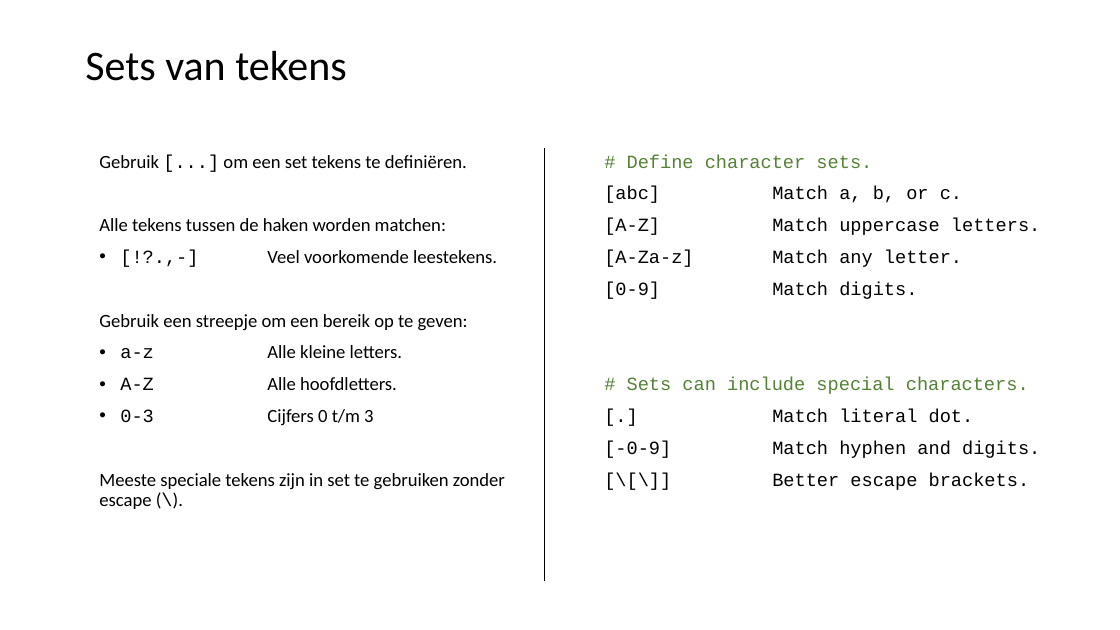
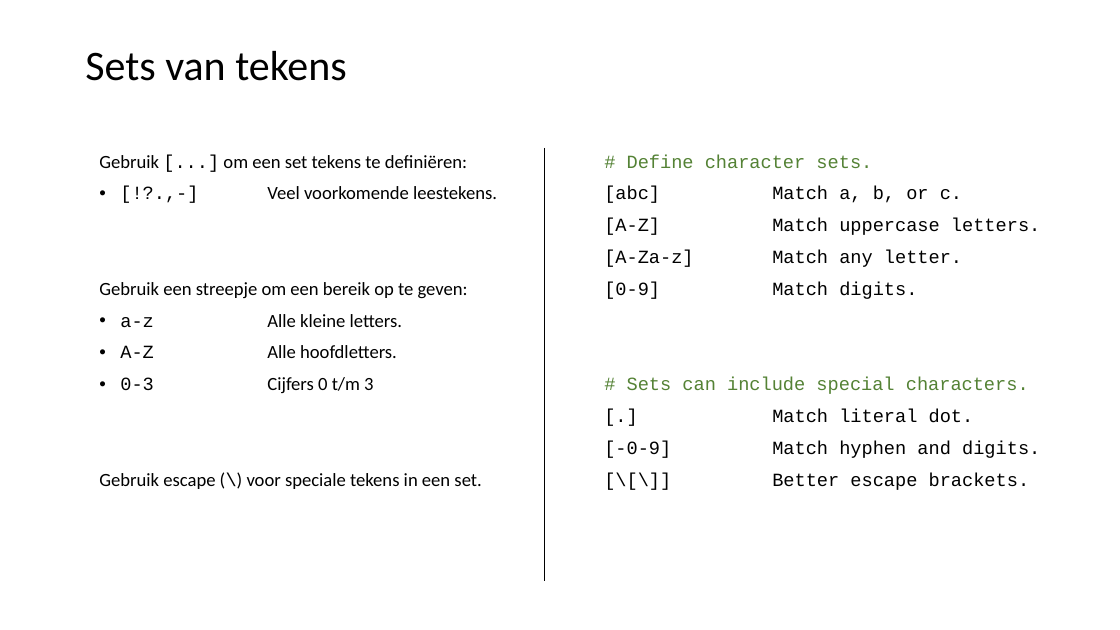
Before and after one commit to LFKoning/knowledge-sharing, a slide deck: slide 15 of python_course/5_nlp/python_cursus_5.pptx (slide 19 before the commit). Drawn at 1120x630 pixels with LibreOffice and Linux fonts; fonts in the diff are those of the drawing. Boxes give left, top, right and bottom in pixels: in the first picture for what was removed or moved away, otherwise in the second. Text is boxed around its words. In the diff, an @@ line names an element or a change of style, - is before the commit and + after.

```diff
--- a/python_course/5_nlp/python_cursus_5.pptx
+++ b/python_course/5_nlp/python_cursus_5.pptx
@@ text at bbox=[99, 155, 467, 168]: text changed @@
-Gebruik [...] om een set tekens te definiëren.
-Alle tekens tussen de haken worden matchen:
+Gebruik [...] om een set tekens te definiëren:
@@ text at bbox=[99, 473, 481, 489]: text changed @@
-Meeste speciale tekens zijn in set te gebruiken zonder escape (\).
+Gebruik escape (\) voor speciale tekens in een set.
```
Also in this commit, not shown: 37 other slides changed, 12 slides added, 11 slides removed, 10 other files.
